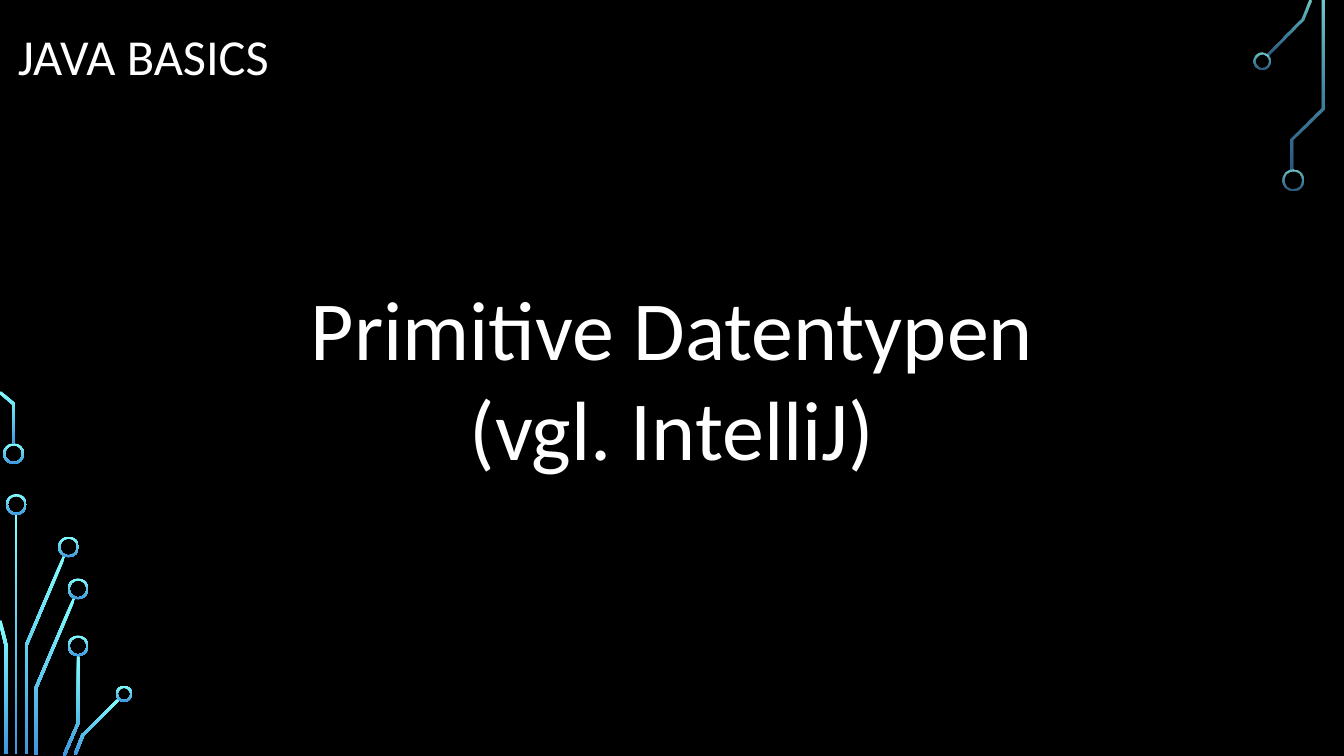
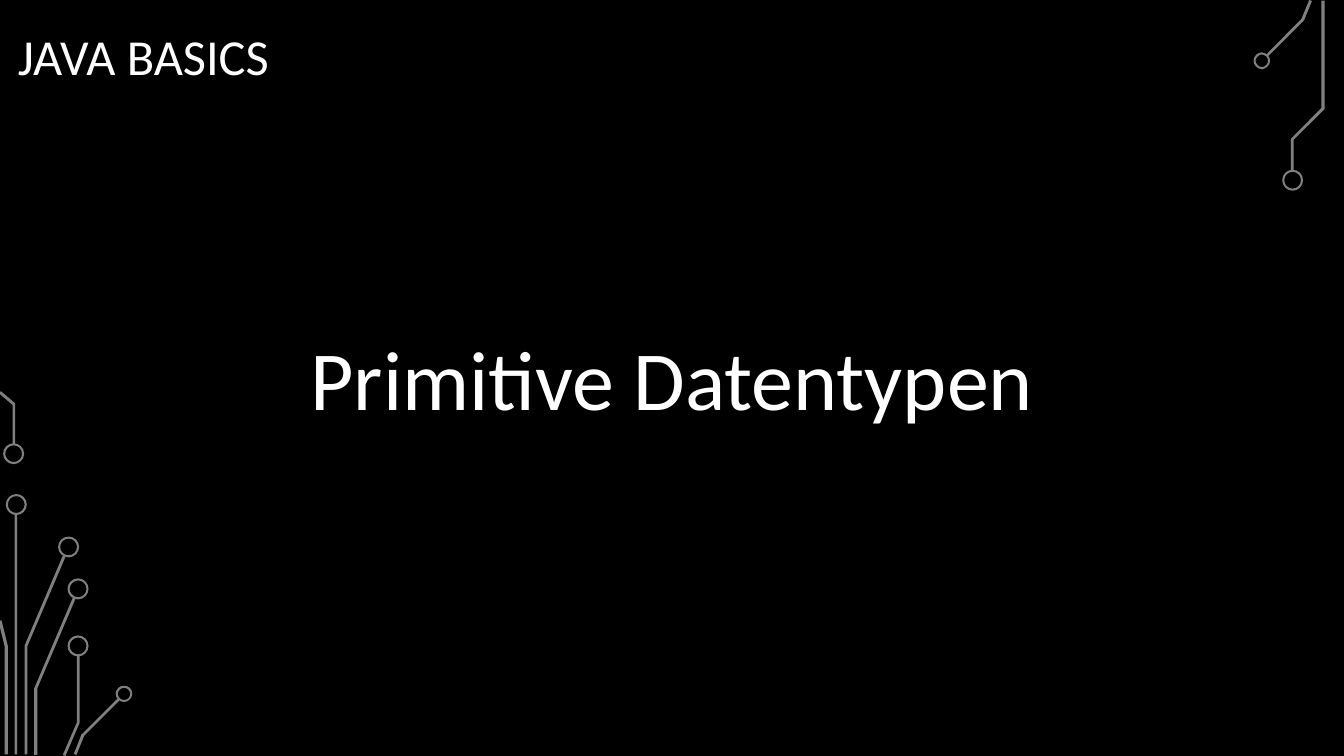
Before and after one commit to BelmontR/Java-Tutorial-Course, a slide deck: slide 10 of Java Grundkurs.pptx (slide 9 before the commit). Drawn at 1344x756 pixels with LibreOffice and Linux fonts; fonts in the diff are those of the drawing; background and template pictures are left out. Boxes give left, top, right and bottom in pixels: in the first picture for what was removed or moved away, otherwise in the second. Text is boxed around its words. In the diff, an @@ line names an element or a change of style, - is before the commit and + after.

```diff
--- a/Java Grundkurs.pptx
+++ b/Java Grundkurs.pptx
@@ fill gradient #82FFFF to #3D97DE to #808080 in 17 elements at (3,444,24,465), (0,391,15,445), (15,514,18,755), (24,556,65,754), (6,494,27,515), (0,620,7,754), (58,536,80,558), (34,598,76,755), (63,655,80,756), (68,579,89,600), (68,635,89,656), (74,698,120,755), (116,686,133,702), (1266,0,1313,56), (1253,52,1270,70), (1282,169,1304,191), (1292,1,1325,171) @@
@@ text at (311,352,1032,424): text changed @@
-Primitive Datentypen (vgl. IntelliJ)
+Primitive Datentypen
```
Also in this commit, not shown: 8 other slides changed, 44 slides added, 2 other files.
